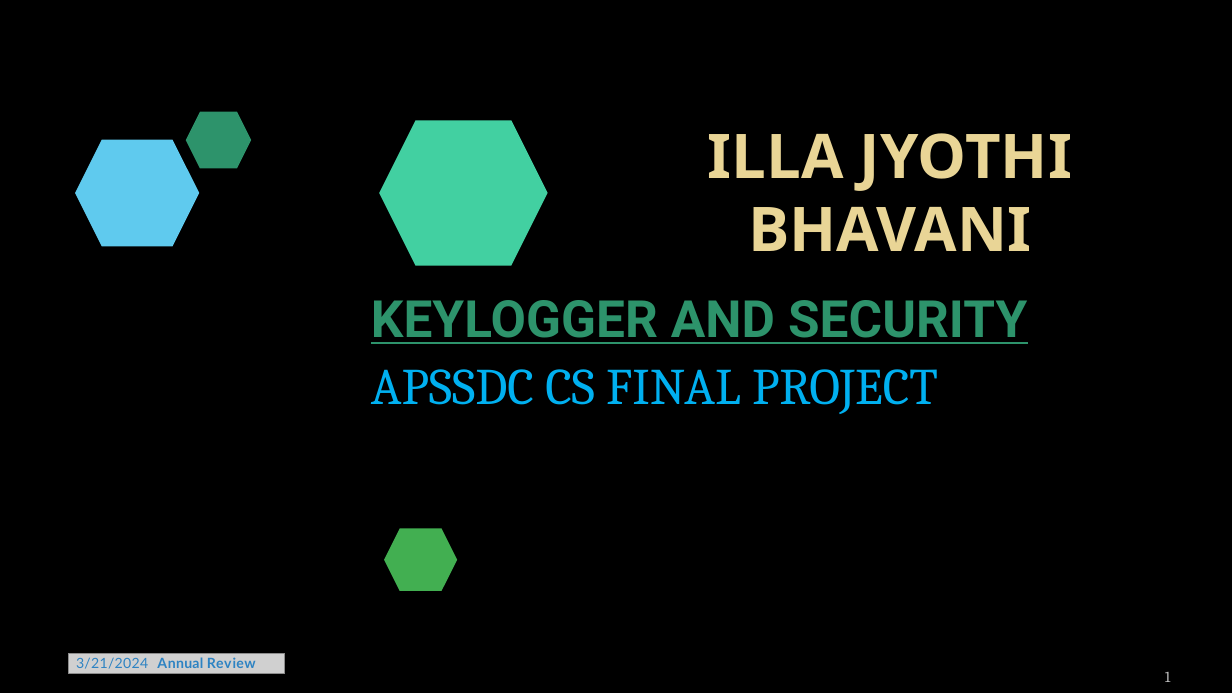
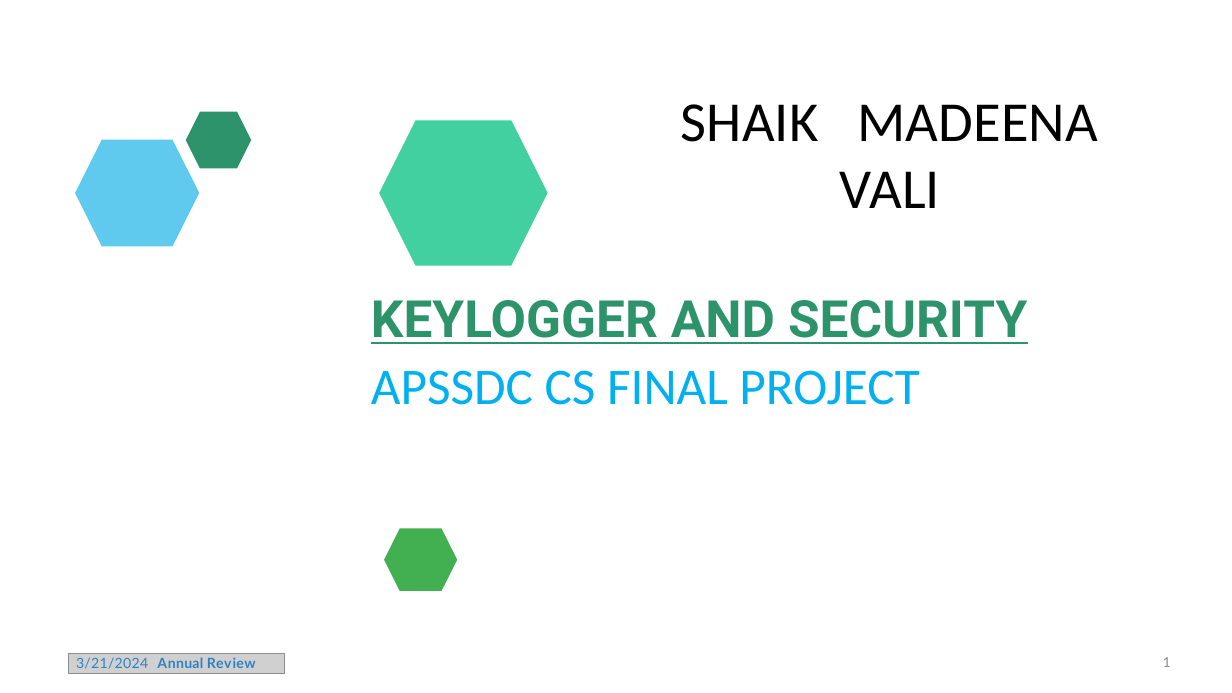
Before and after one commit to madeenavali/keyloger, a slide deck: slide 1 of Template_Presentation_Students.pptx. Drawn at 1232x693 pixels with LibreOffice and Linux fonts; fonts in the diff are those of the drawing; grey boxes stand for pictures; background and template pictures are left out. Boxes give left, top, right and bottom in pixels: in the first picture for what was removed or moved away, otherwise in the second. Text is boxed around its words. In the diff, an @@ line names an element or a change of style, - is before the commit and + after.

```diff
--- a/Template_Presentation_Students.pptx
+++ b/Template_Presentation_Students.pptx
@@ background picture (left out) to #FFFFFF @@
@@ title "SHAIK MADEENA VALI" at (681, 104, 1098, 208): vertical alignment bottom to middle @@
@@ title at (681, 104, 1098, 208): text changed; size 48 to 44 pt; font Noto Sans to Calibri; text colour gradient #EAD696 to #E7D081 to #000000; bold off @@
-ILLA JYOTHI BHAVANI
+SHAIK MADEENA
+VALI
@@ text "APSSDC CS FINAL PROJECT" at (371, 370, 919, 405): font Cambria to Calibri @@
@@ page number: place and size @@
-page number at (1165, 672, 1171, 682)
+page number at (1163, 657, 1171, 667)
@@ page number at (1163, 657, 1171, 667): font Cambria to Calibri, text colour #BDBDBD to #8C8C8C; vertical alignment bottom to middle @@
```
Also in this commit, not shown: 10 other slides changed.
